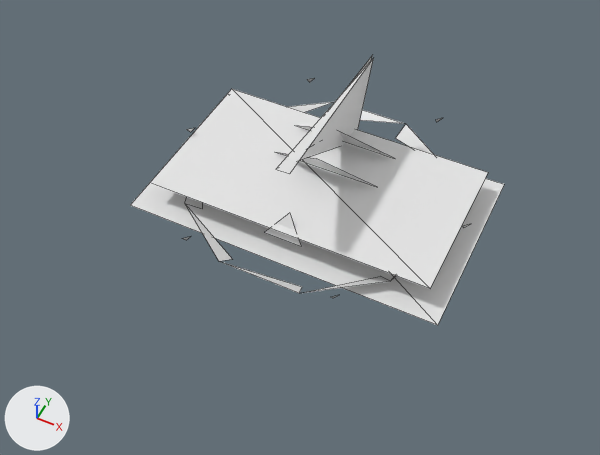
One commit to the OBJ model GameData/Meshes/Stations/cryo/shipyard_small.obj: the scene before it, then after it.
Rendered twice from a camera (50 mm lens) standing at (7.76, -16.92, 19.23) and looking at (0.44, -2.28, 0.92). Every picture has the same lights, and +X, +Y and +Z are marked at lower left. The picture after the commit comes second. Mesh edges are drawn as thin lines. Where no turn or scale is listed for an object, it has been applied to the vertices. Vertices at exactly the same position are counted once.

The first picture shows 'shipyard_small'.
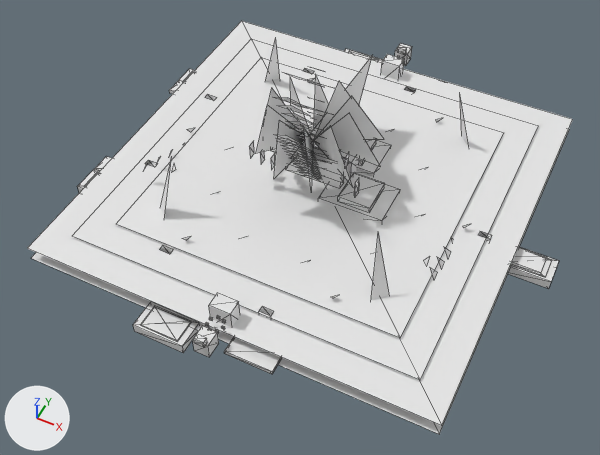
Diff of the bpy script that builds the scene:
```diff
--- a/GameData/Meshes/Stations/cryo/shipyard_small.obj.py
+++ b/GameData/Meshes/Stations/cryo/shipyard_small.obj.py
@@ me_shipyard_small @@
 # used by ob_shipyard_small; location = (0.0, 0.0, 0.0)
-me_shipyard_small.from_pydata(...)  # 63 vertices, 26 faces; spans x -5.17..5.17, y -4.3..4.1, z 0.0..3.62
+me_shipyard_small.from_pydata(...)  # 1186 vertices, 1209 faces; spans x -6.93..7.6, y -7.22..7.32, z 0.0..5.66
+# me_shipyard_small part 1: a new loose piece, a box spanning x 6.01..7.6, y -0.44..0.44, z 0.0..0.31
+# me_shipyard_small part 2: a new loose piece, a box spanning x 6.207..7.401, y -0.358..0.358, z 0.313..0.35
+# me_shipyard_small part 3: a new loose piece, a box spanning x -2.31..-0.72, y -7.07..-6.2, z 0.0..0.31
+# me_shipyard_small part 4: a new loose piece, a box spanning x -2.111..-0.917, y -6.991..-6.275, z 0.313..0.35
+# me_shipyard_small part 5: a new loose piece, a box spanning x -6.93..-5.33, y -3.39..-2.51, z 0.0..0.31
+# me_shipyard_small part 6: a new loose piece, a box spanning x -6.93..-5.33, y 2.51..3.39, z 0.0..0.31
+# me_shipyard_small part 7: a new loose piece, a box spanning x -2.31..-0.72, y 6.2..7.07, z 0.0..0.31
+# me_shipyard_small part 8: a new loose piece, a box spanning x -2.111..-0.917, y 6.275..6.991, z 0.313..0.35
+# me_shipyard_small part 9: a new loose piece, a box spanning x 5.79..7.24, y -0.33..0.33, z 0.29..0.41
+# me_shipyard_small part 10: a new loose piece, a box spanning x 0.41..1.85, y -6.74..-6.09, z 0.29..0.41
+# me_shipyard_small part 11: a new loose piece, a box spanning x -6.85..-5.4, y -2.55..-1.9, z 0.29..0.41
+# me_shipyard_small part 12: a new loose piece, a box spanning x -6.85..-5.4, y 1.9..2.55, z 0.29..0.41
+# me_shipyard_small part 13: the loose piece of 21 vertices spanning x -4.28..4.28, y -4.07..4.07, z 0.0..0.34 is rebuilt with 21 vertices and now spans x -4.74..4.74, y -4.51..4.51, z 0.0..0.38
+# me_shipyard_small part 14: the loose piece of 4 vertices spanning x -4.65..4.65, y -2.59..2.59, z 0.78 is rebuilt with 4 vertices and now spans x -4.55..4.55, y -4.55..4.55, z 0.84
+# me_shipyard_small part 15: the loose piece of 3 vertices spanning x -0.62..0.62, y -2.56..-2.07, z 0.45..1.14 is deleted
+# me_shipyard_small part 16: 14 vertices removed from x -5.17..5.17, y -3.1..3.1, z 0.0..3.62; 900 vertices added at x -6.4..6.4, y -7.22..7.32, z 0.0..5.66
+# other edits to the shape of me_shipyard_small do not show in these pictures
```

Where the change shows, as pixel boxes [x1, y1, x2, y2] in the pictures (600 x 455 px):
'shipyard_small', reshaped (46% wider, 53% taller): before [131, 56, 504, 325]; after [28, 21, 573, 434]
part 1 of me_shipyard_small, added: after [508, 247, 559, 288]
part 2 of me_shipyard_small, added: after [511, 258, 552, 277]
part 3 of me_shipyard_small, added: after [133, 302, 199, 353]
part 4 of me_shipyard_small, added: after [140, 306, 191, 342]
part 5 of me_shipyard_small, added: after [78, 169, 97, 193]
part 6 of me_shipyard_small, added (mostly hidden): after [177, 69, 195, 82]
part 7 of me_shipyard_small, added (mostly hidden): after [344, 49, 383, 62]
part 8 of me_shipyard_small, added: after [349, 50, 379, 61]
part 9 of me_shipyard_small, added: after [511, 247, 547, 274]
part 10 of me_shipyard_small, added: after [224, 337, 282, 374]
part 11 of me_shipyard_small, added: after [95, 156, 112, 172]
part 12 of me_shipyard_small, added: after [169, 80, 183, 94]
part 13 of me_shipyard_small, rebuilt (not visible afterwards): before [185, 102, 434, 293]
part 14 of me_shipyard_small, rebuilt (15% wider, 41% taller): before [150, 89, 488, 288]; after [116, 57, 504, 338]
part 15 of me_shipyard_small, deleted: before [264, 213, 301, 246]
part 16 of me_shipyard_small, built on: before [131, 59, 504, 325]; after [28, 21, 573, 434]
